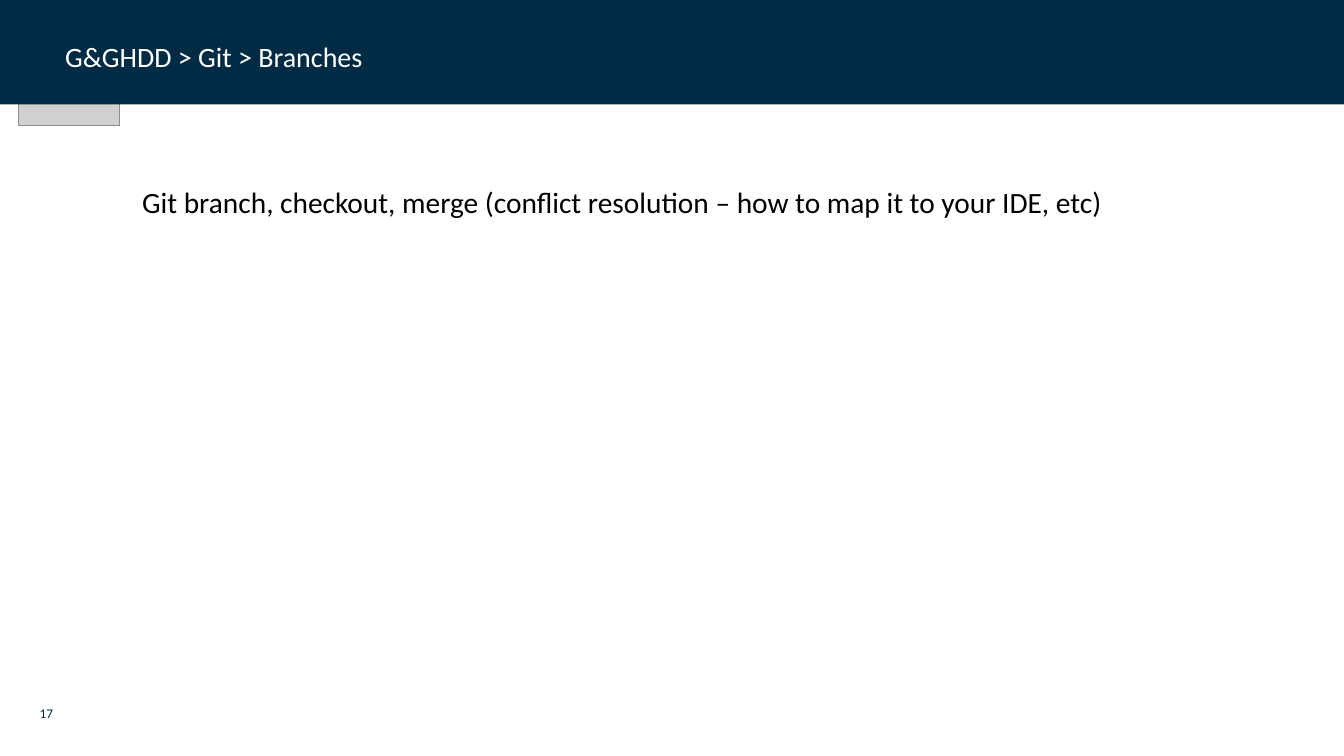
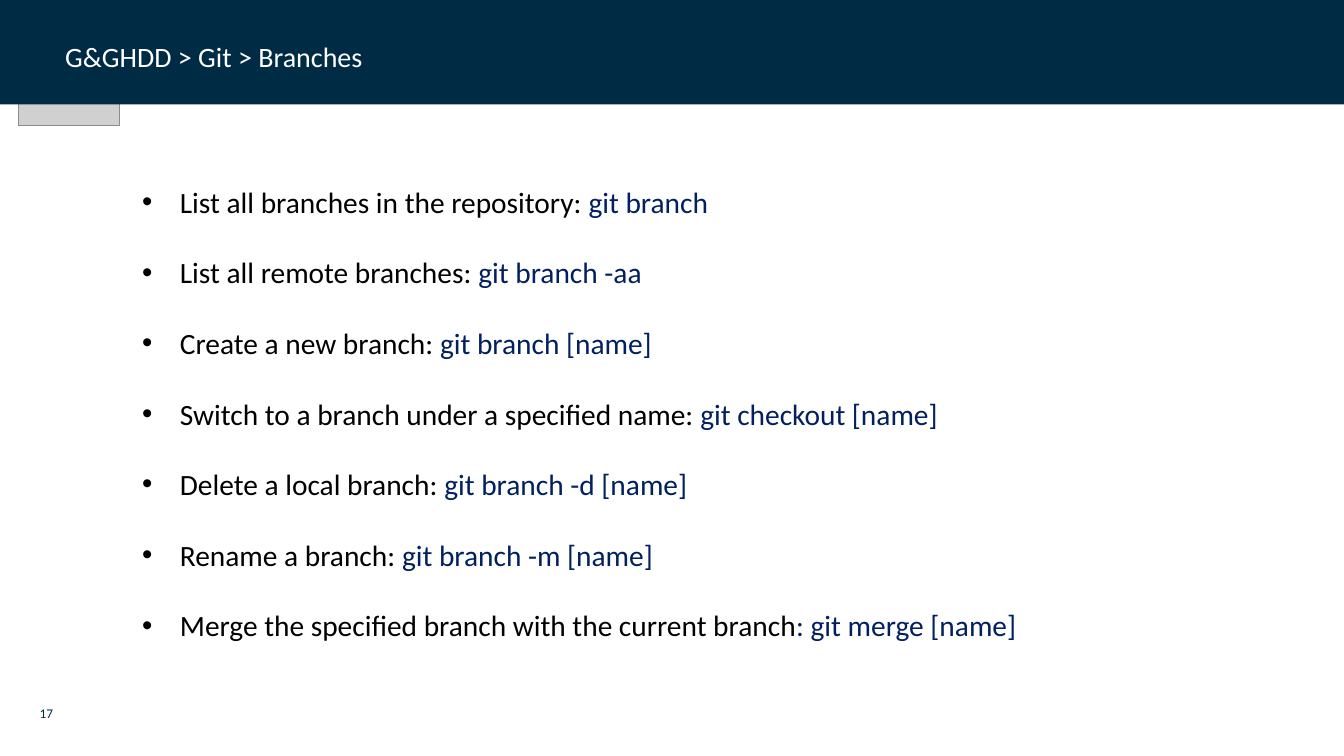
Before and after one commit to dfds/dojo, a slide deck: slide 17 of workshops/git-github-deep-dive/git_github_deep_dive.pptx. Drawn at 1344x756 pixels with LibreOffice and Linux fonts; fonts in the diff are those of the drawing; grey boxes stand for pictures; background and template pictures are left out. Boxes give left, top, right and bottom in pixels: in the first picture for what was removed or moved away, otherwise in the second. Text is boxed around its words. In the diff, an @@ line names an element or a change of style, - is before the commit and + after.

```diff
--- a/workshops/git-github-deep-dive/git_github_deep_dive.pptx
+++ b/workshops/git-github-deep-dive/git_github_deep_dive.pptx
@@ text at [180, 192, 1016, 641]: text changed @@
-Git branch, checkout, merge (conflict resolution – how to map it to your IDE, etc)
+• List all branches in the repository: git branch
+• List all remote branches: git branch -aa
+• Create a new branch: git branch [name]
+• Switch to a branch under a specified name: git checkout [name]
+• Delete a local branch: git branch -d [name]
+• Rename a branch: git branch -m [name]
+• Merge the specified branch with the current branch: git merge [name]
```
Also in this commit, not shown: 7 other slides changed.
